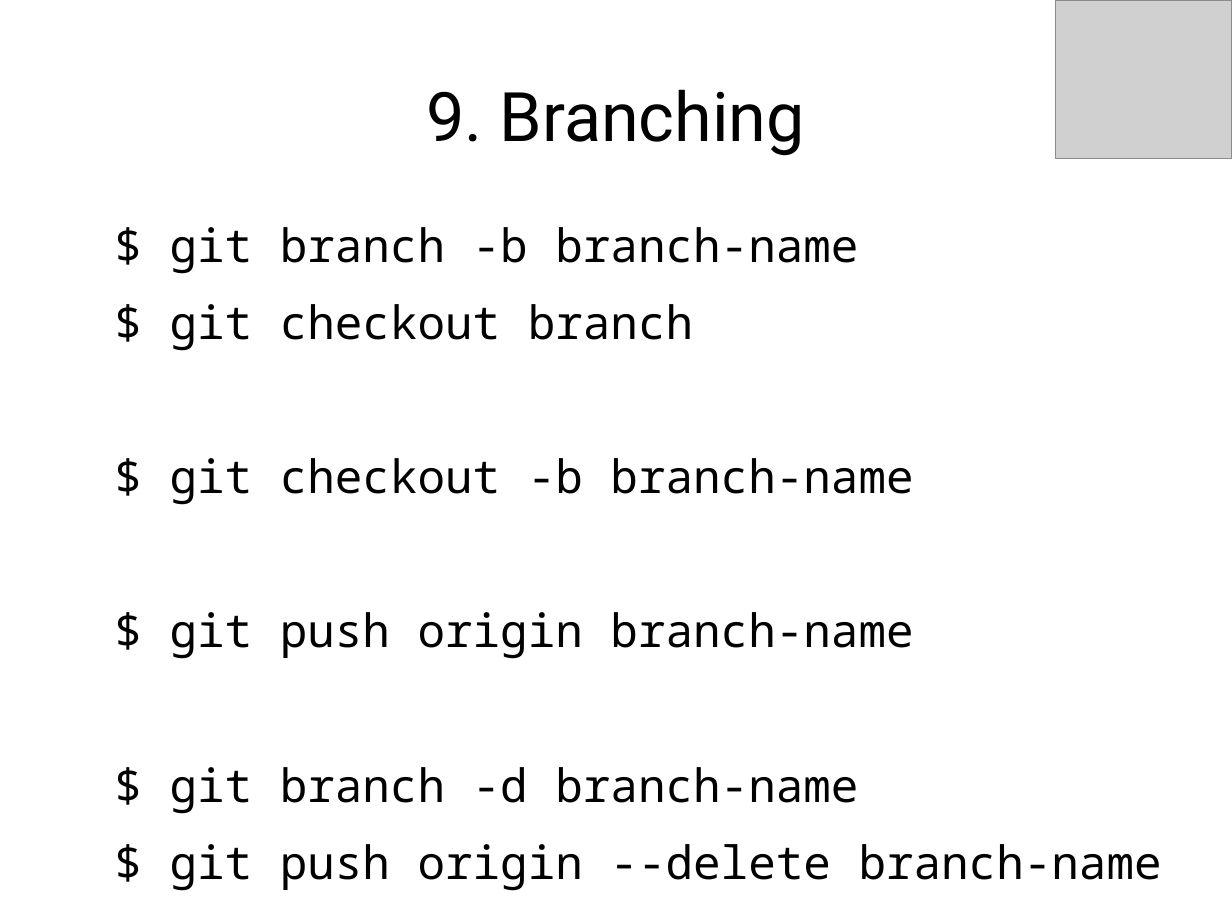
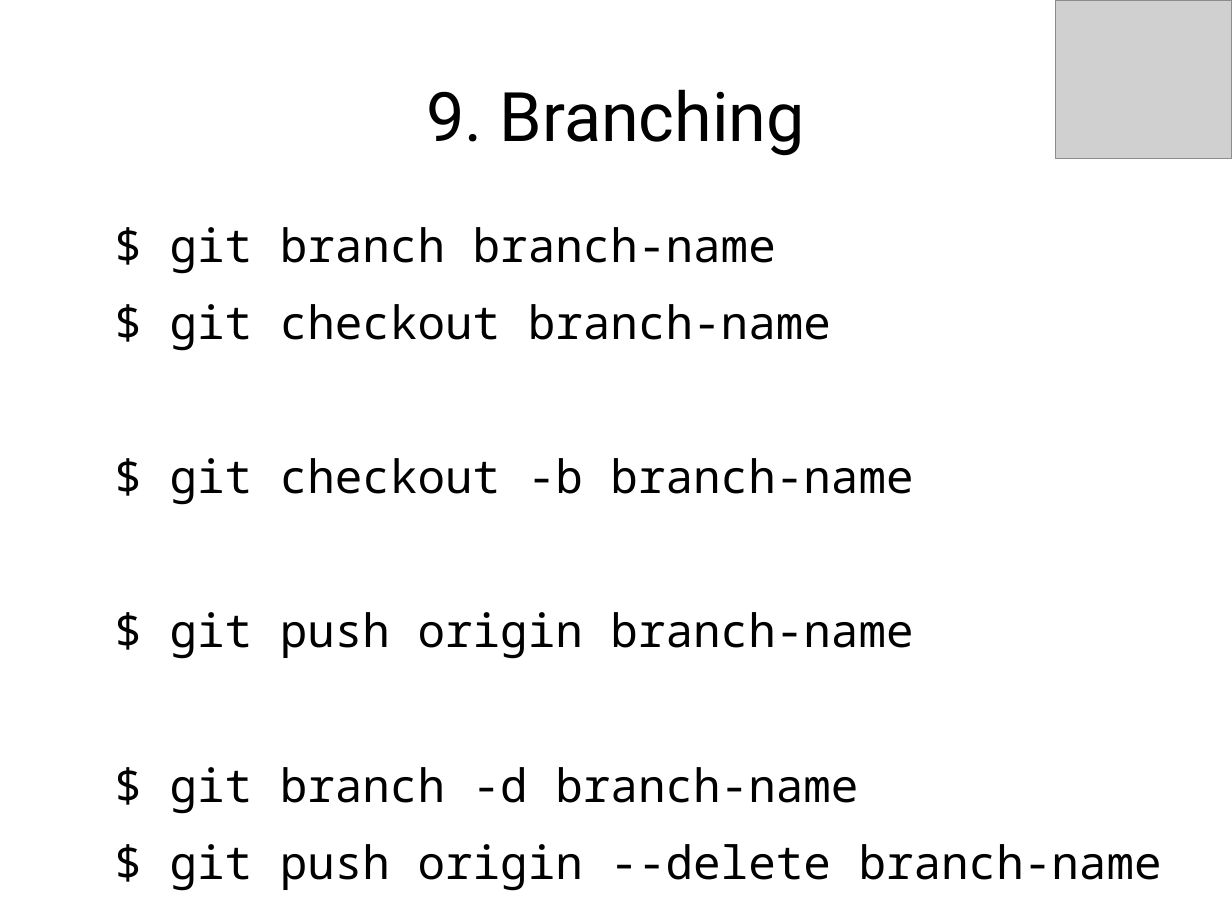
Before and after one commit to pranavcode/git-tutorial, a slide deck: slide 11 of git-tutorial-pranav-kulkarni.odp. Drawn at 1232x924 pixels with LibreOffice and Linux fonts; fonts in the diff are those of the drawing; grey boxes stand for pictures. Boxes give left, top, right and bottom in pixels: in the first picture for what was removed or moved away, otherwise in the second. Text is boxed around its words. In the diff, an @@ line names an element or a change of style, - is before the commit and + after.

```diff
--- a/git-tutorial-pranav-kulkarni.odp
+++ b/git-tutorial-pranav-kulkarni.odp
@@ text at [170, 227, 831, 351]: text changed @@
-$ git branch -b branch-name
-$ git checkout branch
+$ git branch branch-name
+$ git checkout branch-name
```
Also in this commit, not shown: 2 other slides changed, 1 other file.
